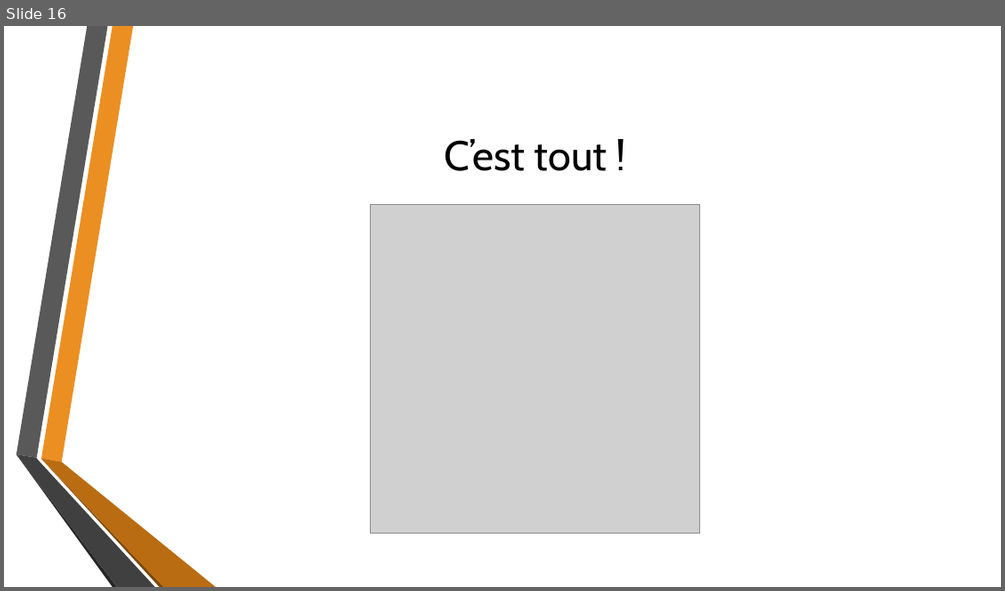
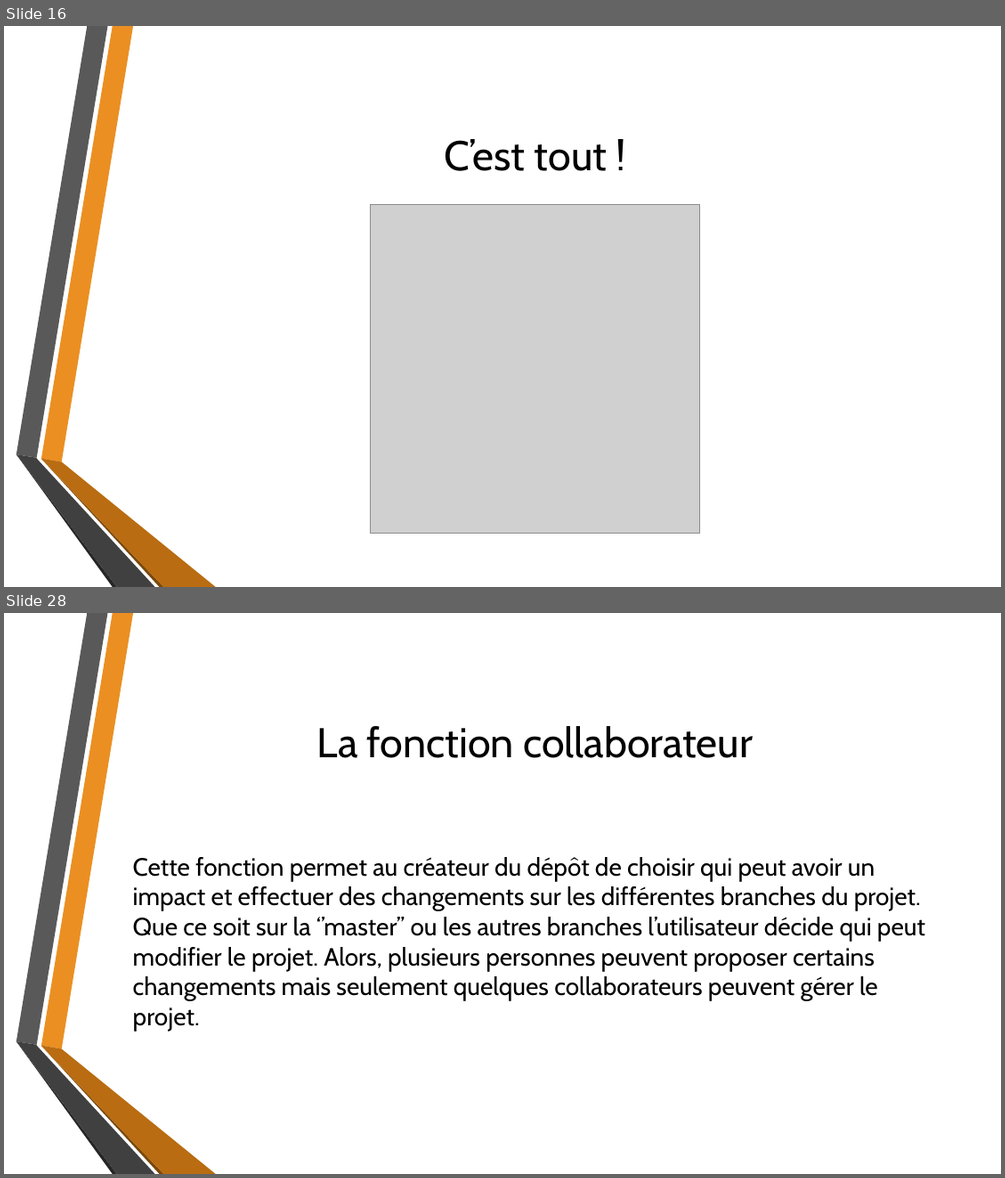
Before and after one commit to MatRenaud/Tptravailinfo, a slide deck: GitPresentation.pptx. Shown one above the other, each under a label of ours: slide 16 before the commit, slides 16 and 28 after it; the slides between them are not shown. The pictures are 1005x591 and 1005x1178 pixels, drawn with LibreOffice and Linux fonts; fonts in the diff are those of the drawing; grey boxes stand for pictures; background and template pictures are left out. Boxes give left, top, right and bottom in pixels: in the first picture for what was removed or moved away, otherwise in the second. Text is boxed around its words. In the diff, an @@ line names an element or a change of style, - is before the commit and + after.

```diff
--- a/GitPresentation.pptx
+++ b/GitPresentation.pptx
@@ slide 28 added at bbox=[4, 613, 1001, 1174], background picture (left out); not listed: 6 template elements that a slide beside it also shows @@
@@ title added at bbox=[317, 726, 752, 758], 40 pt, text #000000 @@
+La fonction collaborateur
@@ text added at bbox=[133, 857, 925, 1030], 24 pt, text #000000 @@
+Cette fonction permet au créateur du dépôt de choisir qui peut avoir un impact et effectuer des changements sur les différentes branches du projet. Que ce soit sur la ‘’master’’ ou les autres branches l’utilisateur décide qui peut modifier le projet. Alors, plusieurs personnes peuvent proposer certains changements mais seulement quelques collaborateurs peuvent gérer le projet.
```
Also in this commit, not shown: 16 other slides added, 9 other files.
